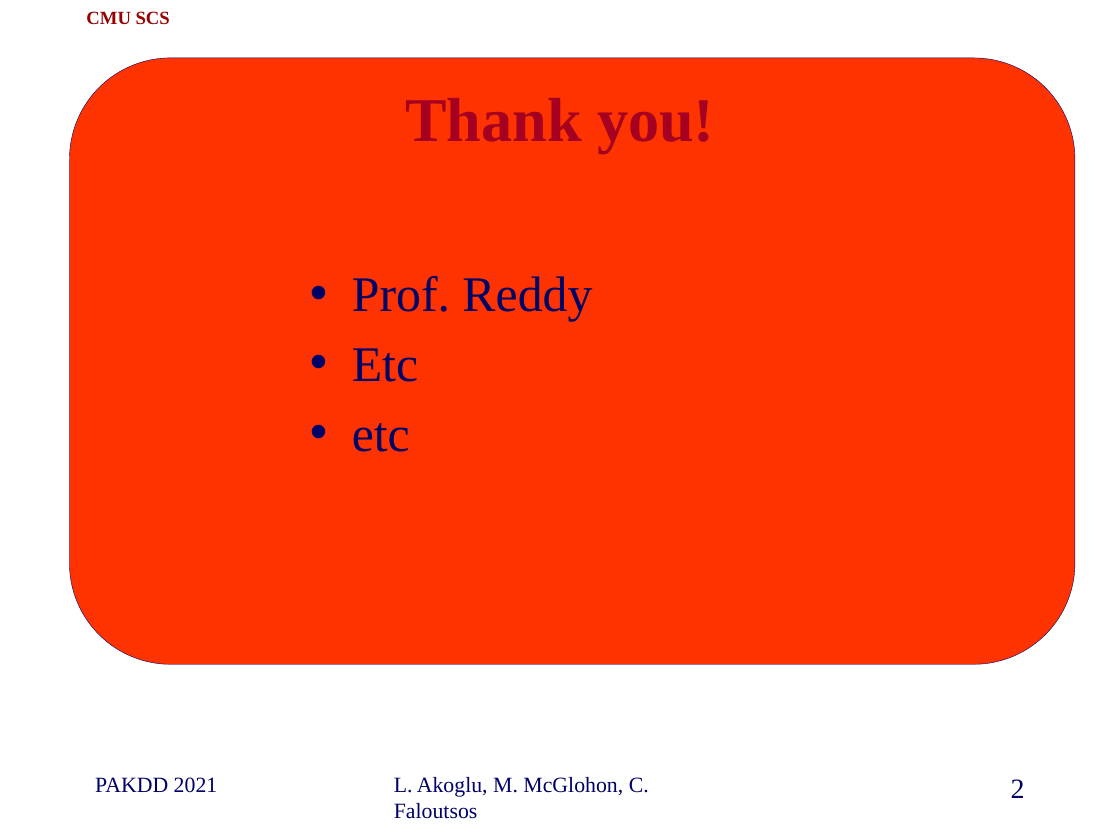
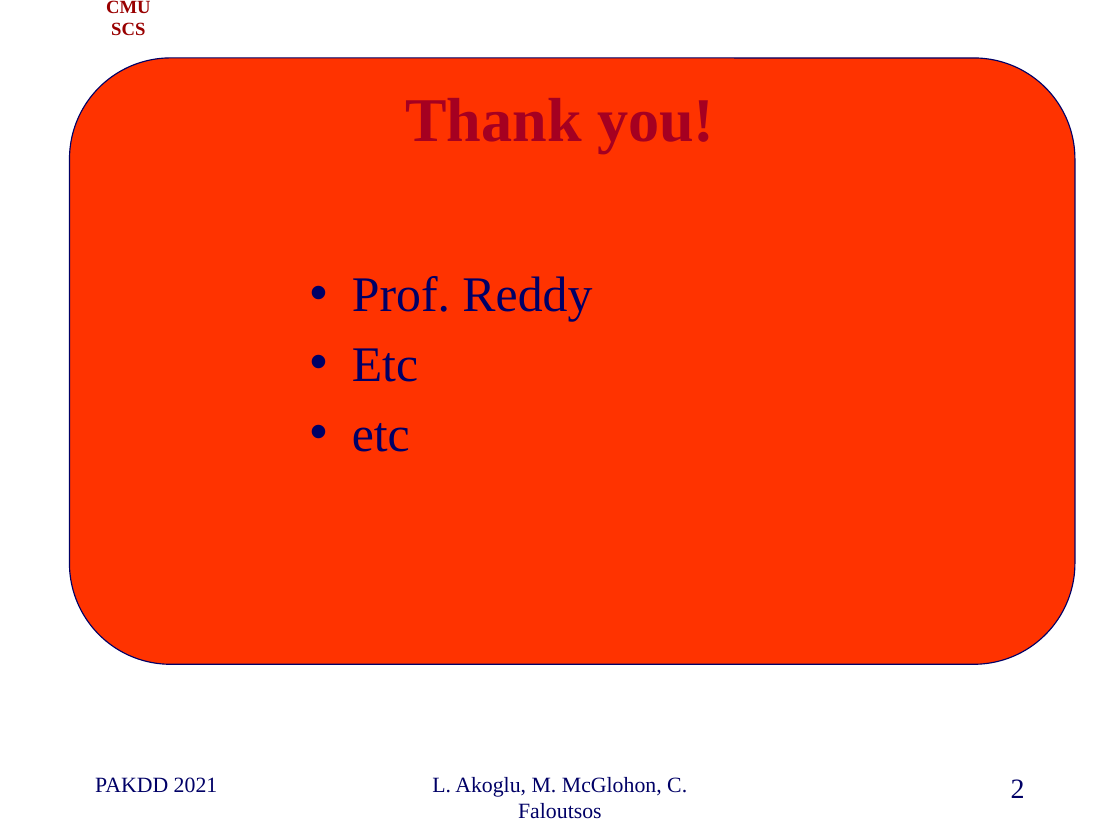
Before and after one commit to cfaloutsos/2021-pakdd-ToT, a slide deck: slide 2 of P1_past_OddBall_ToT.pptx. Drawn at 1120x840 pixels with LibreOffice and Linux fonts; fonts in the diff are those of the drawing; background and template pictures are left out. Boxes give left, top, right and bottom in pixels: in the first picture for what was removed or moved away, otherwise in the second. Text is boxed around its words. In the diff, an @@ line names an element or a change of style, - is before the commit and + after.

```diff
--- a/P1_past_OddBall_ToT.pptx
+++ b/P1_past_OddBall_ToT.pptx
@@ text "CMU SCS" rewrapped from bbox=[86, 11, 170, 25] to bbox=[106, 0, 151, 36] @@
@@ rounded rectangle at bbox=[69, 58, 1075, 664]: outline #000066 0.25 pt to #000066 0.75 pt; proportions changed @@
@@ text "L. Akoglu, M. McGlohon, C. ..." at bbox=[432, 777, 687, 819]: alignment left to centre @@
```
Also in this commit, not shown: 6 other slides changed, 8 slides added, 7 slides removed.
